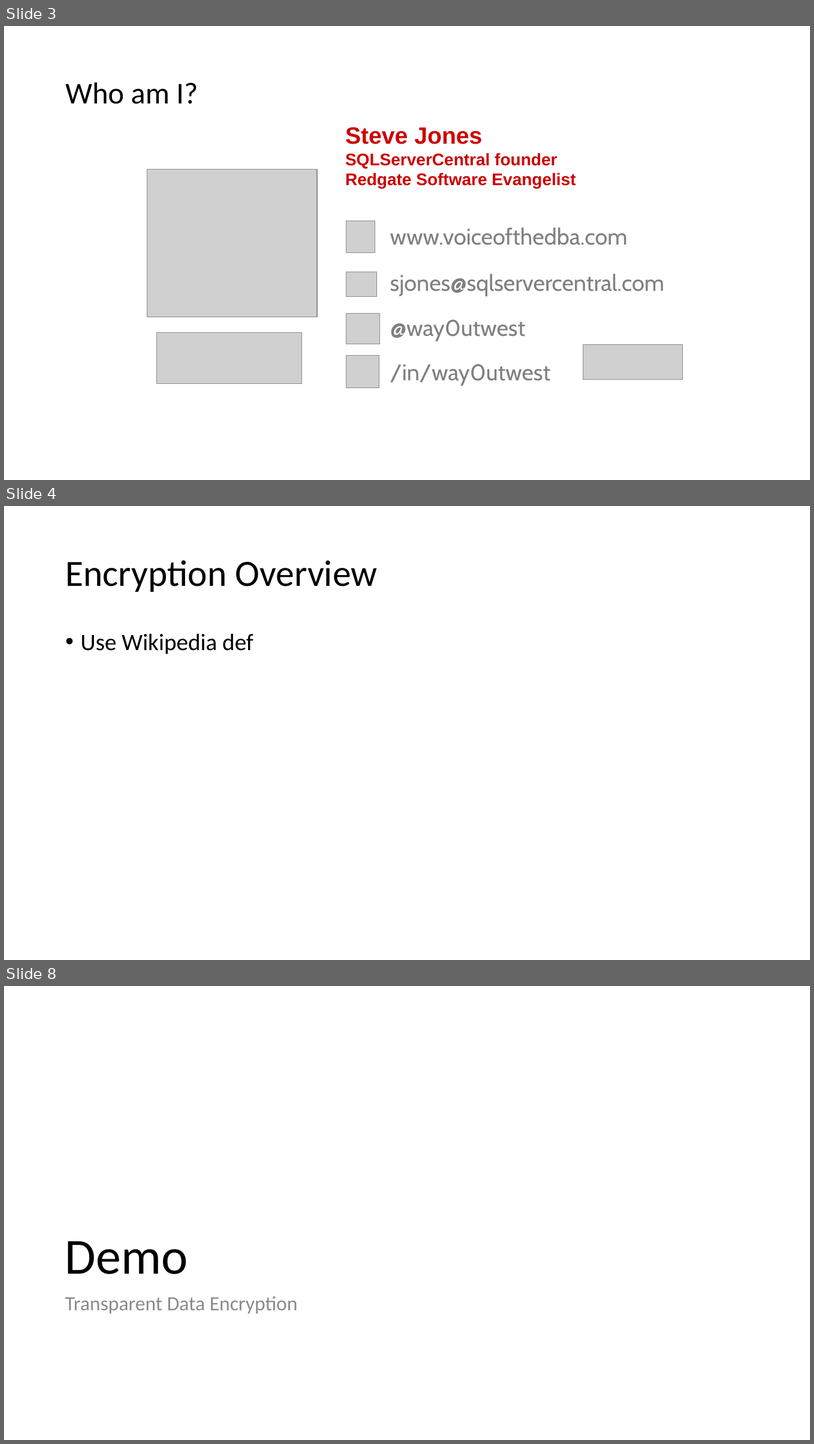
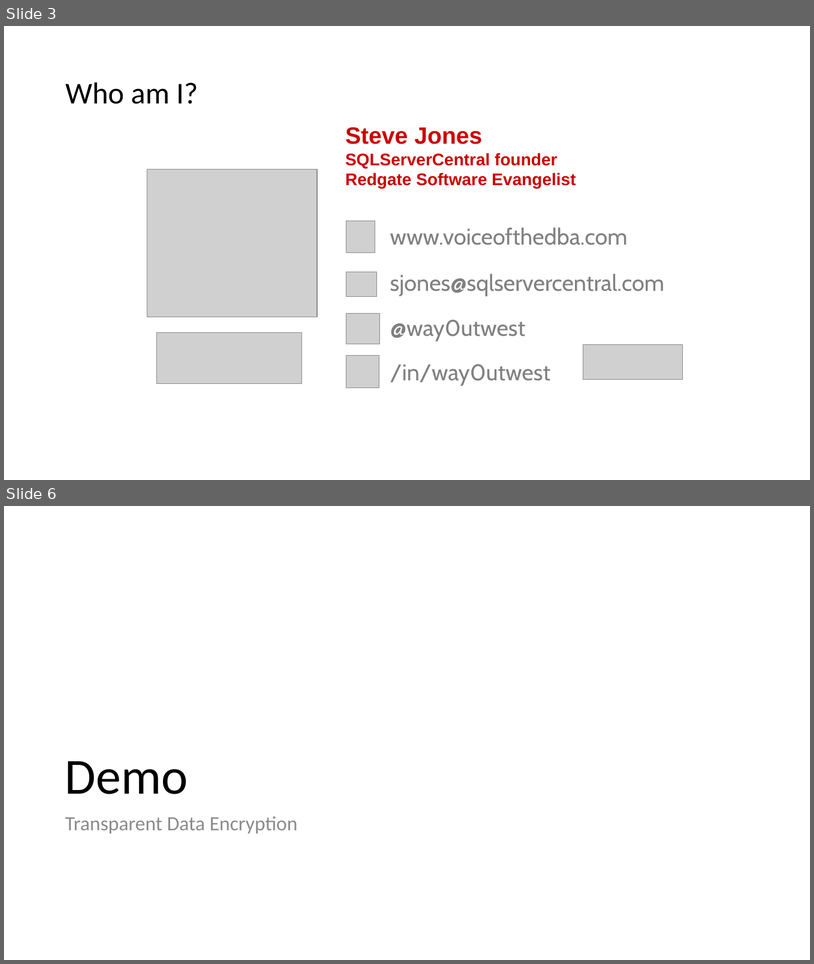
Before and after one commit to way0utwest/EndtoEndEncryptedSQL2016, a slide deck: Getting Started with Encryption in SQL 2016.pptx. Shown one above the other, each under a label of ours: slides 3, 4 and 8 before the commit, slides 3 and 6 after it; the slides between them are not shown. The pictures are 814x1444 and 814x964 pixels, drawn with LibreOffice and Linux fonts; fonts in the diff are those of the drawing; grey boxes stand for pictures. Boxes give left, top, right and bottom in pixels: in the first picture for what was removed or moved away, otherwise in the second. Text is boxed around its words. In the diff, an @@ line names an element or a change of style, - is before the commit and + after.

Commit message:
Updated PPT
Column encryption, TDE, RLS demo cleanup. AE image.

```diff
--- a/Getting Started with Encryption in SQL 2016.pptx
+++ b/Getting Started with Encryption in SQL 2016.pptx
@@ slide 4 removed at (4,506,810,960), background #FFFFFF @@
@@ title removed at (65,560,378,592) @@
-Encryption Overview
@@ text removed at (81,633,254,654) @@
-• Use Wikipedia def
@@ what was slide 8 is now slide 6 @@
```
Also in this commit, not shown: 5 slides changed, 4 slides added, 4 other slides removed.
